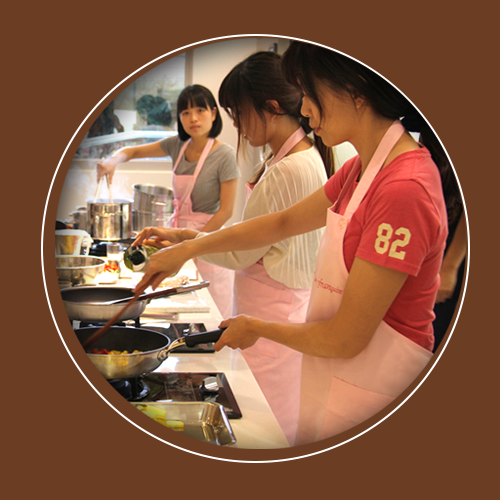
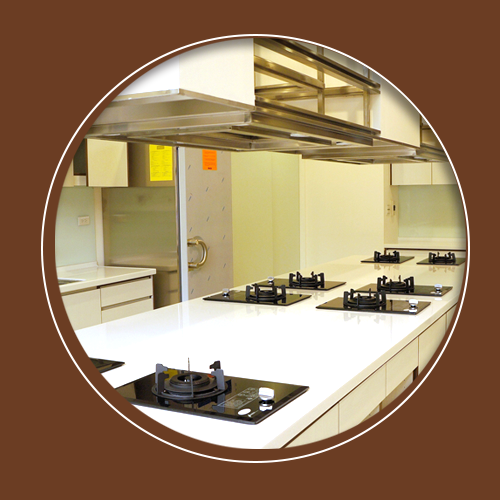
Revision of a layered 500px x 500px image; what changed, layer by layer:
added layer "圖層 33" in group "群組 25" over [55, 38, 466, 449]
hid "圖層 29" over [55, 38, 466, 449]
